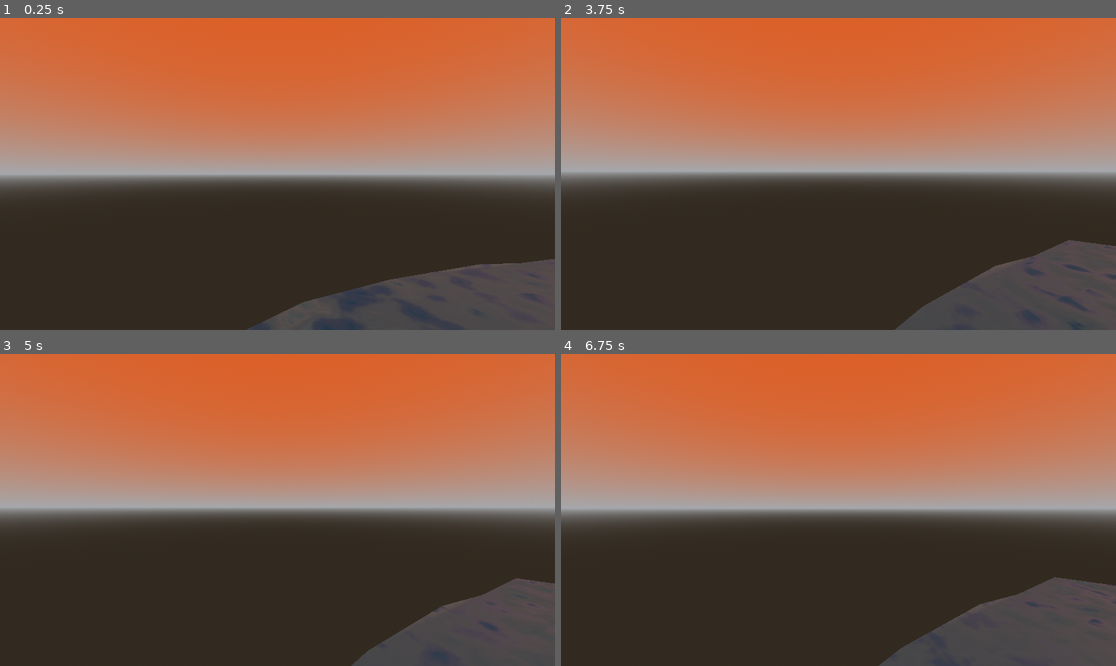
Above: before the commit, frames 1-4 (two rows, left to right).
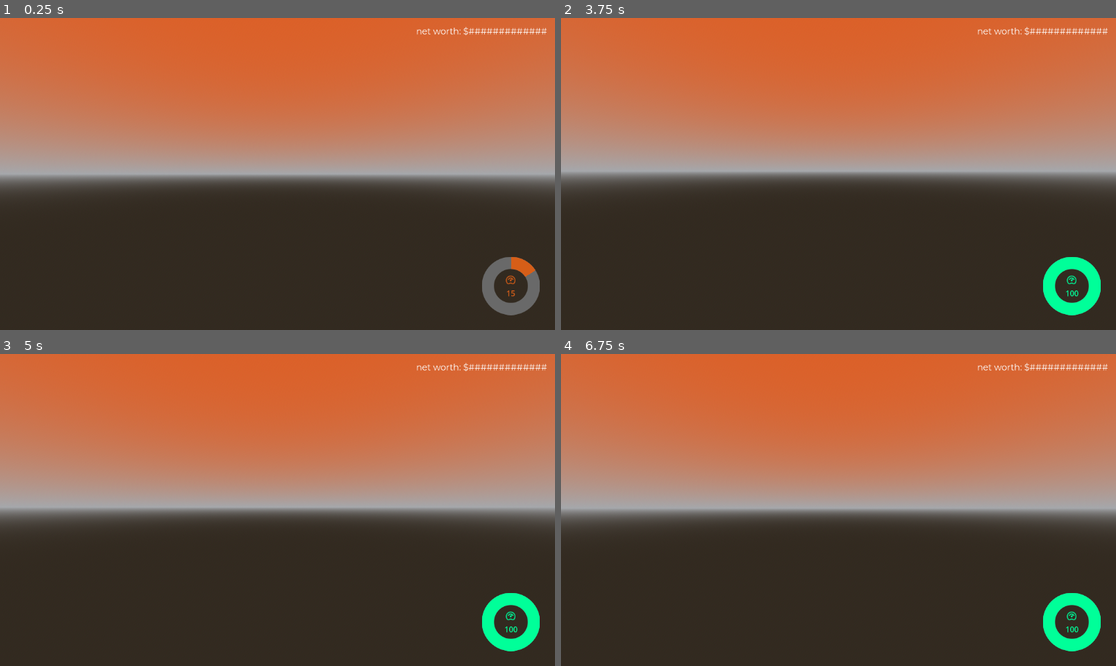
Above: after the commit, the same moments.

Repository: william-v4/silirpg
Game: Godot game, scene res://map.tscn
Two runs of this game, one before a commit and one after it. Both use one fixed random seed, a clock stepped at 60 frames per second and the inputs below. Before the commit the project has no main scene; this scene is started directly in both runs.
Inputs (mouse positions are in pixels of both pictures, inside the frame that each line leads up to):
- Up to frame 1 (0.25 s): no input
- Up to frame 2 (3.75 s): move the mouse to (866, 174) at 0.52 s; hold W (forward) from 0.53 s (still down); click (866, 174) at 0.67 s; tap Space (jump) at 0.77, 1.52, 3.02 s; move the mouse to (810, 174) at 1.27 s; move the mouse to (849, 167) at 2.02 s; move the mouse to (832, 180) at 2.77 s; click (832, 180) at 2.92 s; move the mouse to (877, 177) at 3.52 s
- Up to frame 3 (5 s): tap Space (jump) at 3.77, 4.52 s; tap Escape (pause) at 4.15 s; move the mouse to (111, 463) at 4.27 s; release W (forward) at 4.28 s; hold A (left) from 4.28 s (still down)
- Up to frame 4 (6.75 s): tap Enter at 5 s; move the mouse to (866, 510) at 5.02 s; release A (left) at 5.03 s; hold S (backward) 5.03-5.78 s; click (866, 510) at 5.17 s; move the mouse to (816, 503) at 5.77 s; hold D (right) 5.78-6.53 s; tap Space (jump) at 6.02 s; move the mouse to (866, 510) at 6.52 s; hold W (forward) from 6.53 s (still down)

The runs differ from the first frame. In frame 1, 8.7% of the frame differs, in the area x 44-100%, y 2-100%; in frame 2, 7.8%; in frame 3, 6.9%; in frame 4, 8.3%.

Commit message:
started work on player ui

Diff:
--- /dev/null
+++ b/assets/icons/circularbar.svg
@@ -0,0 +1,49 @@
+<?xml version="1.0" encoding="UTF-8" standalone="no"?>
+<!-- Created with Inkscape (http://www.inkscape.org/) -->
+
+<svg
+   width="120.94489"
+   height="120.94489"
+   viewBox="0 0 32.000003 32.000003"
+   version="1.1"
+   id="svg1"
+   inkscape:version="1.4 (86a8ad7, 2024-10-11)"
+   sodipodi:docname="circularbar.svg"
+   xmlns:inkscape="http://www.inkscape.org/namespaces/inkscape"
+   xmlns:sodipodi="http://sodipodi.sourceforge.net/DTD/sodipodi-0.dtd"
+   xmlns="http://www.w3.org/2000/svg"
+   xmlns:svg="http://www.w3.org/2000/svg">
+  <sodipodi:namedview
+     id="namedview1"
+     pagecolor="#505050"
+     bordercolor="#eeeeee"
+     borderopacity="1"
+     inkscape:showpageshadow="0"
+     inkscape:pageopacity="0"
+     inkscape:pagecheckerboard="0"
+     inkscape:deskcolor="#505050"
+     inkscape:document-units="mm"
+     inkscape:zoom="0.33304482"
+     inkscape:cx="-639.55356"
+     inkscape:cy="-472.90932"
+     inkscape:window-width="1920"
+     inkscape:window-height="1017"
+     inkscape:window-x="-8"
+     inkscape:window-y="-8"
+     inkscape:window-maximized="1"
+     inkscape:current-layer="layer1" />
+  <defs
+     id="defs1" />
+  <g
+     inkscape:label="Layer 1"
+     inkscape:groupmode="layer"
+     id="layer1"
+     transform="translate(-542.71411,-360.09506)">
+    <circle
+       style="fill:none;stroke:#ffffff;stroke-width:6.69523;stroke-dasharray:none;stroke-opacity:1"
+       id="path1"
+       cx="558.71411"
+       cy="376.09506"
+       r="12.652387" />
+  </g>
+</svg>
--- /dev/null
+++ b/assets/icons/energy.svg
@@ -0,0 +1 @@
+<svg xmlns="http://www.w3.org/2000/svg" height="24px" viewBox="0 -960 960 960" width="24px" fill="#e8eaed"><path d="M295-119q-36-1-68.5-18.5T165-189q-40-48-62.5-114.5T80-440q0-83 31.5-156T197-723q54-54 127-85.5T480-840q83 0 156 32t127 87q54 55 85.5 129T880-433q0 77-25 144t-71 113q-28 28-59 42.5T662-119q-18 0-36-4.5T590-137l-56-28q-12-6-25.5-9t-28.5-3q-15 0-28.5 3t-25.5 9l-56 28q-19 10-37.5 14.5T295-119Zm2-80q9 0 18.5-2t18.5-7l56-28q21-11 43.5-16t45.5-5q23 0 46 5t44 16l57 28q9 5 18 7t18 2q19 0 36-10t34-30q32-38 50-91t18-109q0-134-93-227.5T480-760q-134 0-227 94t-93 228q0 57 18.5 111t51.5 91q17 20 33 28.5t34 8.5Zm183-281Zm0 120q33 0 56.5-23.5T560-440q0-8-1.5-16t-4.5-16l50-67q10 13 17.5 27.5T634-480h82q-15-88-81.5-144T480-680q-88 0-155 56.5T244-480h82q14-54 57-87t97-33q17 0 32 3t29 9l-51 69q-2 0-5-.5t-5-.5q-33 0-56.5 23.5T400-440q0 33 23.5 56.5T480-360Z"/></svg>
--- a/assets/water.tres
+++ b/assets/materials/water.tres
@@ -1,6 +1,6 @@
 [gd_resource type="ShaderMaterial" load_steps=12 format=3 uid="uid://c32odyi2s5kww"]
 
-[ext_resource type="Shader" path="res://assets/water.gdshader" id="1_besby"]
+[ext_resource type="Shader" path="res://assets/materials/water.gdshader" id="1_besby"]
 
 [sub_resource type="FastNoiseLite" id="FastNoiseLite_lrwpa"]
 
--- a/map.tscn
+++ b/map.tscn
@@ -1,6 +1,6 @@
 [gd_scene load_steps=9 format=4 uid="uid://jdw2d8nt7v7x"]
 
-[ext_resource type="Material" uid="uid://c32odyi2s5kww" path="res://assets/water.tres" id="1_g07ml"]
+[ext_resource type="Material" uid="uid://c32odyi2s5kww" path="res://assets/materials/water.tres" id="1_g07ml"]
 [ext_resource type="PackedScene" uid="uid://dduvx6o0kigcy" path="res://player.tscn" id="2_paixg"]
 
 [sub_resource type="StandardMaterial3D" id="StandardMaterial3D_vga47"]
@@ -63,4 +63,4 @@
 light_energy = 2.063
 
 [node name="player" parent="." instance=ExtResource("2_paixg")]
-transform = Transform3D(1, 0, 0, 0, 1, 0, 0, 0, 1, -2, 23, -13)
+transform = Transform3D(1, 0, 0, 0, 1, 0, 0, 0, 1, -2, 53, -13)
--- a/player.tscn
+++ b/player.tscn
@@ -1,10 +1,18 @@
-[gd_scene load_steps=4 format=3 uid="uid://dduvx6o0kigcy"]
+[gd_scene load_steps=9 format=3 uid="uid://dduvx6o0kigcy"]
 
 [ext_resource type="Script" path="res://scripts/player.gd" id="1_3pt3x"]
+[ext_resource type="FontFile" uid="uid://cvpjc3n6e14oa" path="res://assets/fonts/Montserrat-Regular.ttf" id="2_fdk8d"]
+[ext_resource type="Texture2D" uid="uid://bl4vd0b1dins2" path="res://assets/icons/circularbar.svg" id="3_c7wn4"]
+[ext_resource type="Script" path="res://scripts/energylevelbar.gd" id="4_4yp1e"]
+[ext_resource type="Texture2D" uid="uid://cvepg486rv5ur" path="res://assets/icons/energy.svg" id="5_6dtwm"]
 
 [sub_resource type="CapsuleShape3D" id="CapsuleShape3D_j2l5r"]
 
 [sub_resource type="CapsuleMesh" id="CapsuleMesh_i7htu"]
+
+[sub_resource type="LabelSettings" id="LabelSettings_jnwcv"]
+font = ExtResource("2_fdk8d")
+font_size = 18
 
 [node name="player" type="CharacterBody3D"]
 script = ExtResource("1_3pt3x")
@@ -17,3 +25,69 @@
 
 [node name="MeshInstance3D" type="MeshInstance3D" parent="."]
 mesh = SubResource("CapsuleMesh_i7htu")
+
+[node name="HUD" type="Control" parent="."]
+layout_mode = 3
+anchors_preset = 15
+anchor_right = 1.0
+anchor_bottom = 1.0
+grow_horizontal = 2
+grow_vertical = 2
+
+[node name="networth" type="Label" parent="HUD"]
+layout_mode = 1
+anchors_preset = 1
+anchor_left = 1.0
+anchor_right = 1.0
+offset_left = -288.0
+offset_top = 16.0
+offset_right = -16.0
+offset_bottom = 39.0
+grow_horizontal = 0
+text = "net worth: $#############"
+label_settings = SubResource("LabelSettings_jnwcv")
+horizontal_alignment = 2
+
+[node name="energy" type="TextureProgressBar" parent="HUD"]
+layout_mode = 1
+anchors_preset = 3
+anchor_left = 1.0
+anchor_top = 1.0
+anchor_right = 1.0
+anchor_bottom = 1.0
+offset_left = -152.0
+offset_top = -152.0
+offset_right = -31.0
+offset_bottom = -31.0
+grow_horizontal = 0
+grow_vertical = 0
+value = 1.0
+rounded = true
+fill_mode = 4
+texture_under = ExtResource("3_c7wn4")
+texture_progress = ExtResource("3_c7wn4")
+tint_under = Color(0.412152, 0.412152, 0.412152, 1)
+tint_progress = Color(0, 1, 0.584314, 1)
+script = ExtResource("4_4yp1e")
+
+[node name="icon" type="Sprite2D" parent="HUD/energy"]
+position = Vector2(60, 48)
+texture = ExtResource("5_6dtwm")
+
+[node name="indicator" type="Label" parent="HUD/energy"]
+layout_mode = 1
+anchors_preset = 8
+anchor_left = 0.5
+anchor_top = 0.5
+anchor_right = 0.5
+anchor_bottom = 0.5
+offset_left = -20.5
+offset_top = 3.5
+offset_right = 21.5
+offset_bottom = 26.5
+grow_horizontal = 2
+grow_vertical = 2
+text = "%%%"
+horizontal_alignment = 1
+
+[connection signal="value_changed" from="HUD/energy" to="HUD/energy" method="_on_value_changed"]
--- a/project.godot
+++ b/project.godot
@@ -11,6 +11,7 @@
 [application]
 
 config/name="silirpg"
+run/main_scene="res://map.tscn"
 config/features=PackedStringArray("4.3", "GL Compatibility")
 config/icon="res://icon.svg"
 
--- /dev/null
+++ b/scripts/energylevelbar.gd
@@ -0,0 +1,39 @@
+extends TextureProgressBar
+const HIGH_COLOUR = Color(0, 1, 0.6) # TEAL
+const LOW_COLOUR = Color(1, 0.25, 0) # ORANGE-RED
+const UPDATE_DELAY = 0.1 # weight (in seconds) used to smoothen out bar update
+var targetvalue : int # value for smooth updating of progressbar (stored outside of update() or else there will be inaccuracies from clashing functions)
+
+# Called when the node enters the scene tree for the first time.
+func _ready() -> void:
+	pass # Replace with function body.
+
+# Called every frame. 'delta' is the elapsed time since the previous frame.
+func _process(delta: float) -> void:
+	# always make sure indicator text matches progress bar value
+	$indicator.text = str(value)
+	# watch if there is a new value. if there is, slowly increment counter to new value (for visual effect)
+	if targetvalue != value:
+		# if new value is increase
+		if targetvalue > value:
+			# increment value
+			value += 1
+		# if new value is decrease
+		if targetvalue < value:
+			# decrement value
+			value -= 1
+		# delay for smoothness
+		await get_tree().create_timer(UPDATE_DELAY).timeout
+
+# setter for new value (see line 22)
+func update(newvalue):
+	targetvalue = newvalue
+
+# update progress bar colour as value changes (will be run whenever progress bar detects change)
+func _on_value_changed(value: float) -> void:
+	# change colour of bar according to interpolation between LOW_COLOUR to HIGH_COLOUR based on percentage of value
+	tint_progress = LOW_COLOUR.lerp(HIGH_COLOUR, value / 100)
+	# do the same for the icon
+	$icon.modulate = tint_progress
+	# and the same for indicator text
+	$indicator.modulate = tint_progress
--- a/scripts/player.gd
+++ b/scripts/player.gd
@@ -1,18 +1,23 @@
 extends CharacterBody3D
-# physics variables
+# main stats
+var networth : int = 0 # amount of money player has
+var energy : int = 100 # energy (aka stamina). Consumed by moving and doing tasks. Regained by rest and food. If player runs out, they burn out and game over.
+
+# physics weights
 const SPEED = 5.0
 const JUMP_VELOCITY = 4.5
 const MOUSE_SENSITIVITY_X : float = 0.2
 const MOUSE_SENSITIVITY_Y : float = 0.1
-# will be toggled false when player should not be moving (like when in text input)
-var moving : bool = true
-# will be true if paused
-var paused : bool = false
+
+var moving : bool = true # will be toggled false when player should not be moving (like when in text input)
+var paused : bool = false # will be true if paused
 
 # constructor
 func _ready() -> void:
 	# capture player mouse for camera movement
 	Input.mouse_mode = Input.MOUSE_MODE_CAPTURED
+	# reset initial energy
+	updateenergy(100)
 
 func _physics_process(delta: float) -> void:
 	# if the player presses pause key, pause the game
@@ -34,6 +39,11 @@
 	# only move if player is supposed to be moving
 	if moving:
 		keymovement(delta)
+
+# updates energy
+func updateenergy(value : int):
+	energy = value
+	$HUD/energy.update(value)
 
 # runs whenever input is received (mouse, keyboard, controller)
 func _input(event: InputEvent) -> void:
Binary file added: assets/fonts/Montserrat-Black.ttf
Not shown, added: assets/fonts/Montserrat-Black.ttf.import
Binary file added: assets/fonts/Montserrat-BlackItalic.ttf
Not shown, added: assets/fonts/Montserrat-BlackItalic.ttf.import
Binary file added: assets/fonts/Montserrat-Bold.ttf
Not shown, added: assets/fonts/Montserrat-Bold.ttf.import
Binary file added: assets/fonts/Montserrat-BoldItalic.ttf
Not shown, added: assets/fonts/Montserrat-BoldItalic.ttf.import
Binary file added: assets/fonts/Montserrat-ExtraBold.ttf
Not shown, added: assets/fonts/Montserrat-ExtraBold.ttf.import
Binary file added: assets/fonts/Montserrat-ExtraBoldItalic.ttf
Not shown, added: assets/fonts/Montserrat-ExtraBoldItalic.ttf.import
(and 75 more such lines)
